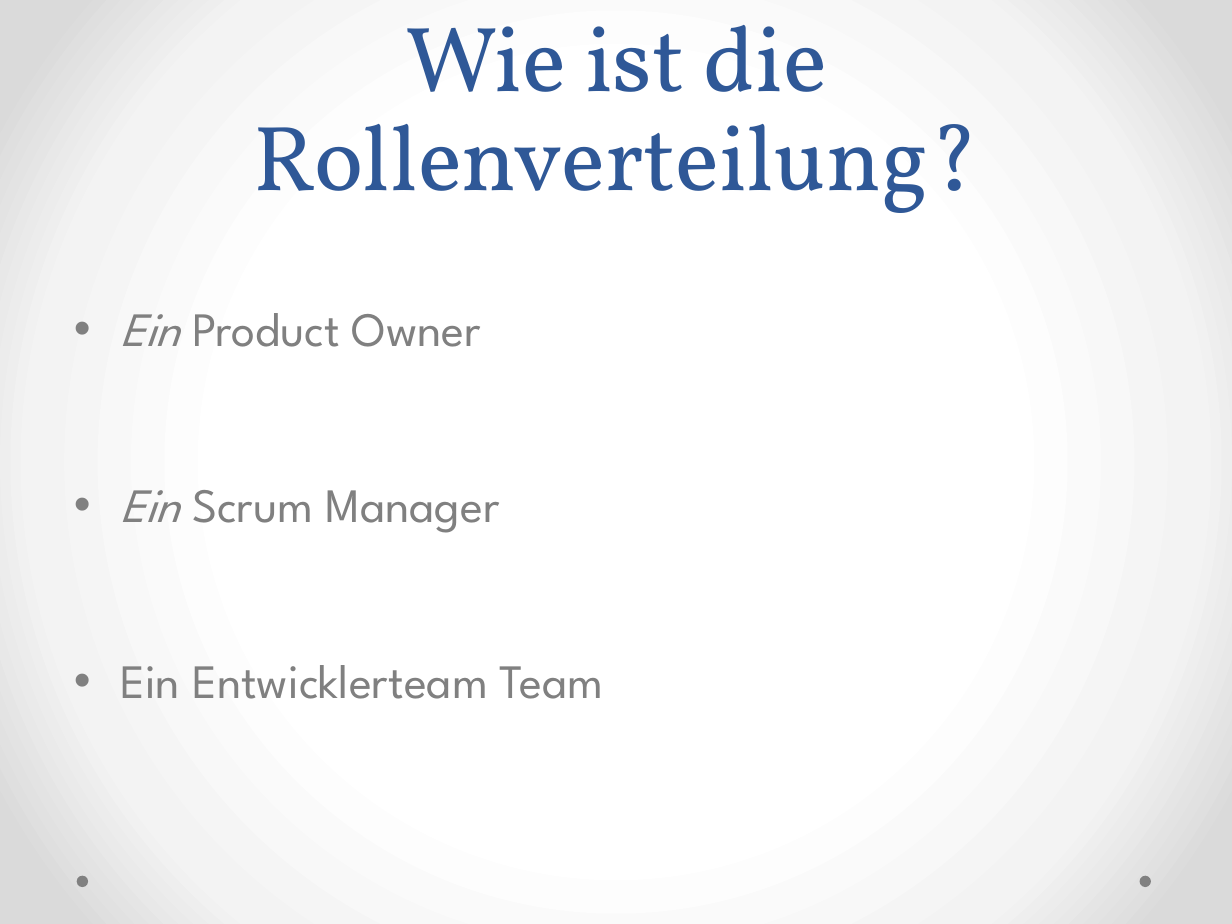
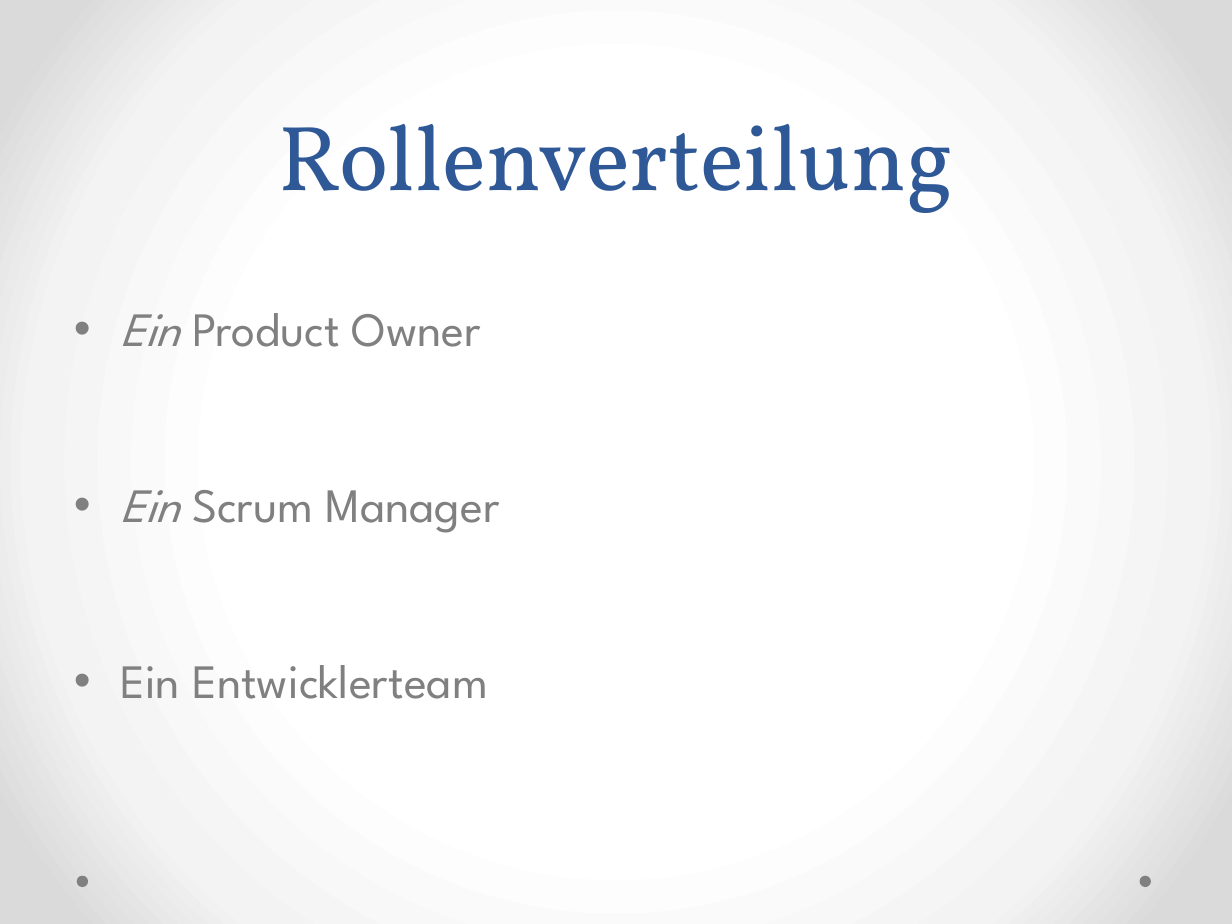
Before and after one commit to Medardus2004/ScrumPresentation, a slide deck: slide 7 of Scrum.pptx. Drawn at 1232x924 pixels with LibreOffice and Linux fonts; fonts in the diff are those of the drawing. Boxes give left, top, right and bottom in pixels: in the first picture for what was removed or moved away, otherwise in the second. Text is boxed around its words. In the diff, an @@ line names an element or a change of style, - is before the commit and + after.

```diff
--- a/Scrum.pptx
+++ b/Scrum.pptx
@@ title at bbox=[278, 124, 954, 213]: text changed @@
-Wie ist die Rollenverteilung?
+Rollenverteilung
@@ text at bbox=[120, 665, 488, 699]: text changed @@
-• Ein Entwicklerteam Team
+• Ein Entwicklerteam
```
Also in this commit, not shown: 7 other slides changed, 1 slide added, 1 other file.
